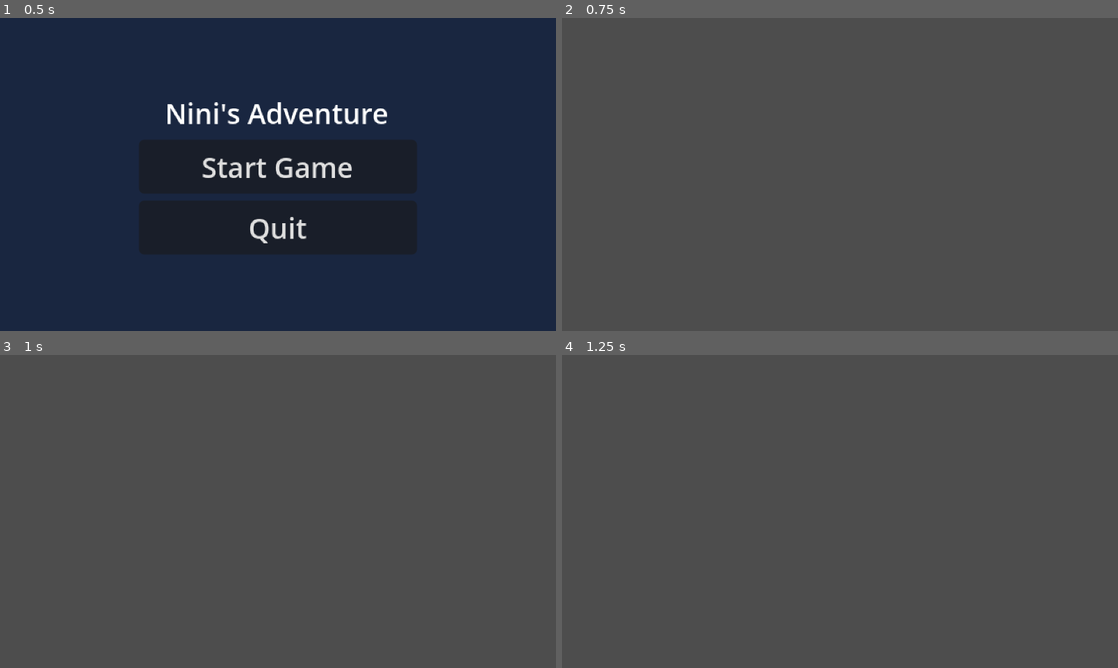
Above: before the commit, frames 1-4 (two rows, left to right).
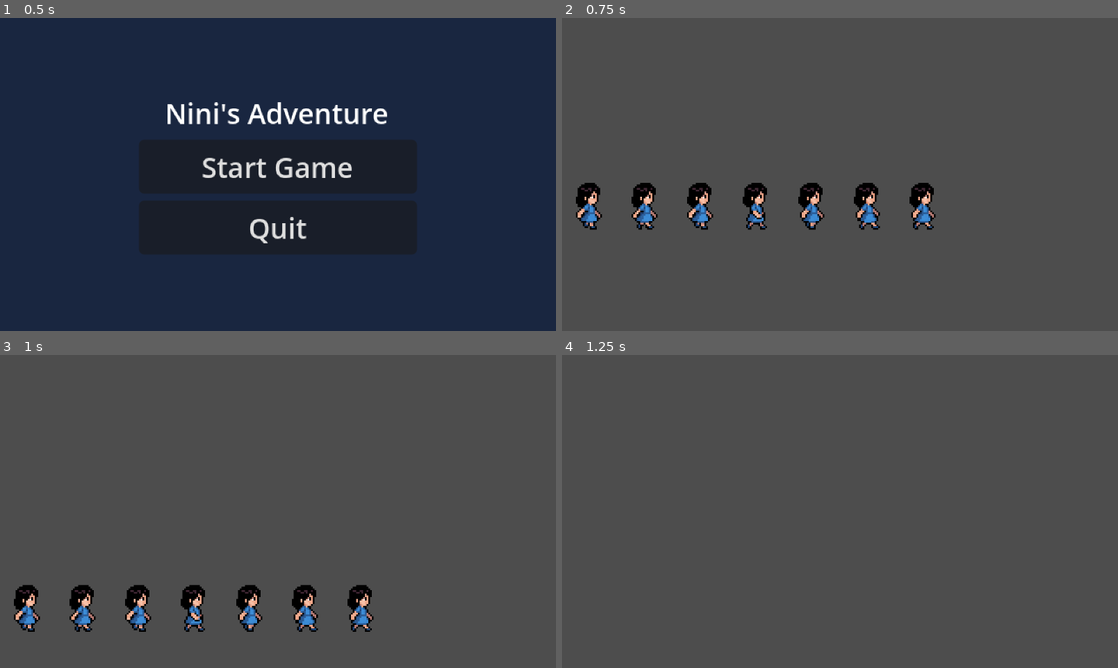
Above: after the commit, the same moments.

Repository: PsyburGai/ninis-adventure
Game: Godot game, scene res://source/scenes/levels/main_menu.tscn
Same seed, same stepped clock (60 frames per second), same inputs: the game is played once before the commit and once after it.
Inputs:
- Up to frame 1 (0.5 s): no input
- Up to frame 2 (0.75 s): click "Start Game" at 0.5 s
- Up to frame 3 (1 s): no input
- Up to frame 4 (1.25 s): no input

Frame 1 is identical in both runs. In frame 2, 3.6% of the frame differs, in the area x 2-68%, y 52-68%; in frame 3, 3.6%, in the area x 2-68%, y 73-89%; in frame 4, nothing differs.

Commit message:
Add Nini player scene + controller, spawn points in all 3 levels

Diff:
--- a/source/scenes/levels/level_1_1.tscn
+++ b/source/scenes/levels/level_1_1.tscn
@@ -1,10 +1,11 @@
 [gd_scene format=3 uid="uid://level_1_1"]
+
+[ext_resource type="PackedScene" path="res://source/scenes/player/nini.tscn" id="1_nini"]
 
 [node name="Level1_1" type="Node2D"]
 
 [node name="TiledMap" type="Node2D" parent="."]
-# After installing YATI: drag maps/world1/level_1-1.tmx from FileSystem
-# onto this scene, or use: Scene > Instantiate Child Scene
+# After installing YATI: drag maps/world1/level_1-1.tmx from FileSystem onto this node
 
 [node name="Camera2D" type="Camera2D" parent="."]
 enabled = true
@@ -16,3 +17,11 @@
 limit_right = 2560
 limit_top = -9999
 limit_bottom = 9999
+
+[node name="SpawnLeft" type="Marker2D" parent="."]
+position = Vector2(32, 100)
+
+[node name="SpawnRight" type="Marker2D" parent="."]
+position = Vector2(2480, 100)
+
+[node name="Nini" parent="." instance=ExtResource("1_nini")]
--- a/source/scenes/levels/level_1_2.tscn
+++ b/source/scenes/levels/level_1_2.tscn
@@ -1,9 +1,11 @@
 [gd_scene format=3 uid="uid://level_1_2"]
+
+[ext_resource type="PackedScene" path="res://source/scenes/player/nini.tscn" id="1_nini"]
 
 [node name="Level1_2" type="Node2D"]
 
 [node name="TiledMap" type="Node2D" parent="."]
-# After installing YATI: drag maps/world1/level_1-2.tmx onto this scene
+# After installing YATI: drag maps/world1/level_1-2.tmx onto this node
 
 [node name="Camera2D" type="Camera2D" parent="."]
 enabled = true
@@ -15,3 +17,11 @@
 limit_right = 2560
 limit_top = -9999
 limit_bottom = 9999
+
+[node name="SpawnLeft" type="Marker2D" parent="."]
+position = Vector2(32, 100)
+
+[node name="SpawnRight" type="Marker2D" parent="."]
+position = Vector2(2480, 100)
+
+[node name="Nini" parent="." instance=ExtResource("1_nini")]
--- a/source/scenes/levels/level_1_3.tscn
+++ b/source/scenes/levels/level_1_3.tscn
@@ -1,9 +1,11 @@
 [gd_scene format=3 uid="uid://level_1_3"]
+
+[ext_resource type="PackedScene" path="res://source/scenes/player/nini.tscn" id="1_nini"]
 
 [node name="Level1_3" type="Node2D"]
 
 [node name="TiledMap" type="Node2D" parent="."]
-# After installing YATI: drag maps/world1/level_1-3.tmx onto this scene
+# After installing YATI: drag maps/world1/level_1-3.tmx onto this node
 
 [node name="Camera2D" type="Camera2D" parent="."]
 enabled = true
@@ -15,3 +17,11 @@
 limit_right = 2560
 limit_top = -9999
 limit_bottom = 9999
+
+[node name="SpawnLeft" type="Marker2D" parent="."]
+position = Vector2(32, 100)
+
+[node name="SpawnRight" type="Marker2D" parent="."]
+position = Vector2(2480, 100)
+
+[node name="Nini" parent="." instance=ExtResource("1_nini")]
--- /dev/null
+++ b/source/scenes/player/nini.tscn
@@ -0,0 +1,74 @@
+[gd_scene load_steps=5 format=3 uid="uid://nini_player"]
+
+[ext_resource type="Script" path="res://source/scripts/player/nini.gd" id="1_script"]
+[ext_resource type="Texture2D" uid="uid://ccx6ysy65ey0r" path="res://nini/Nini-1.png" id="2_texture"]
+
+[sub_resource type="SpriteFrames" id="SpriteFrames_walk"]
+animations = [{
+"frames": [{
+"duration": 1.0,
+"texture": ExtResource("2_texture"),
+"texture_region": Rect2(0, 0, 32, 32)
+}, {
+"duration": 1.0,
+"texture": ExtResource("2_texture"),
+"texture_region": Rect2(32, 0, 32, 32)
+}, {
+"duration": 1.0,
+"texture": ExtResource("2_texture"),
+"texture_region": Rect2(64, 0, 32, 32)
+}, {
+"duration": 1.0,
+"texture": ExtResource("2_texture"),
+"texture_region": Rect2(96, 0, 32, 32)
+}, {
+"duration": 1.0,
+"texture": ExtResource("2_texture"),
+"texture_region": Rect2(128, 0, 32, 32)
+}, {
+"duration": 1.0,
+"texture": ExtResource("2_texture"),
+"texture_region": Rect2(160, 0, 32, 32)
+}, {
+"duration": 1.0,
+"texture": ExtResource("2_texture"),
+"texture_region": Rect2(192, 0, 32, 32)
+}, {
+"duration": 1.0,
+"texture": ExtResource("2_texture"),
+"texture_region": Rect2(224, 0, 32, 32)
+}, {
+"duration": 1.0,
+"texture": ExtResource("2_texture"),
+"texture_region": Rect2(256, 0, 32, 32)
+}, {
+"duration": 1.0,
+"texture": ExtResource("2_texture"),
+"texture_region": Rect2(288, 0, 32, 32)
+}, {
+"duration": 1.0,
+"texture": ExtResource("2_texture"),
+"texture_region": Rect2(320, 0, 32, 32)
+}, {
+"duration": 1.0,
+"texture": ExtResource("2_texture"),
+"texture_region": Rect2(352, 0, 32, 32)
+}],
+"loop": true,
+"name": &"walk",
+"speed": 8.0
+}]
+
+[sub_resource type="CapsuleShape2D" id="CapsuleShape2D_nini"]
+radius = 7.0
+height = 20.0
+
+[node name="Nini" type="CharacterBody2D"]
+script = ExtResource("1_script")
+
+[node name="AnimatedSprite2D" type="AnimatedSprite2D" parent="."]
+sprite_frames = SubResource("SpriteFrames_walk")
+animation = &"walk"
+
+[node name="CollisionShape2D" type="CollisionShape2D" parent="."]
+shape = SubResource("CapsuleShape2D_nini")
--- /dev/null
+++ b/source/scripts/player/nini.gd
@@ -0,0 +1,44 @@
+extends CharacterBody2D
+
+## Nini - Player Controller
+## Walk left/right + jump, spawns on correct side via SceneTransition.next_spawn
+
+const SPEED = 80.0
+const JUMP_VELOCITY = -200.0
+const GRAVITY = 500.0
+
+@onready var sprite: AnimatedSprite2D = $AnimatedSprite2D
+@onready var spawn_left: Marker2D = get_parent().get_node_or_null("SpawnLeft")
+@onready var spawn_right: Marker2D = get_parent().get_node_or_null("SpawnRight")
+
+func _ready() -> void:
+	add_to_group("player")
+	_apply_spawn()
+
+func _apply_spawn() -> void:
+	var side = SceneTransition.next_spawn
+	if side == "right" and spawn_right:
+		global_position = spawn_right.global_position
+	elif spawn_left:
+		global_position = spawn_left.global_position
+
+func _physics_process(delta: float) -> void:
+	# Apply gravity
+	if not is_on_floor():
+		velocity.y += GRAVITY * delta
+
+	# Jump
+	if Input.is_action_just_pressed("jump") and is_on_floor():
+		velocity.y = JUMP_VELOCITY
+
+	# Horizontal movement
+	var direction = Input.get_axis("move_left", "move_right")
+	if direction != 0:
+		velocity.x = direction * SPEED
+		sprite.flip_h = direction < 0
+		sprite.play("walk")
+	else:
+		velocity.x = move_toward(velocity.x, 0, SPEED)
+		sprite.play("walk")
+
+	move_and_slide()
Not shown, changed: nini_adventure.tiled-session
